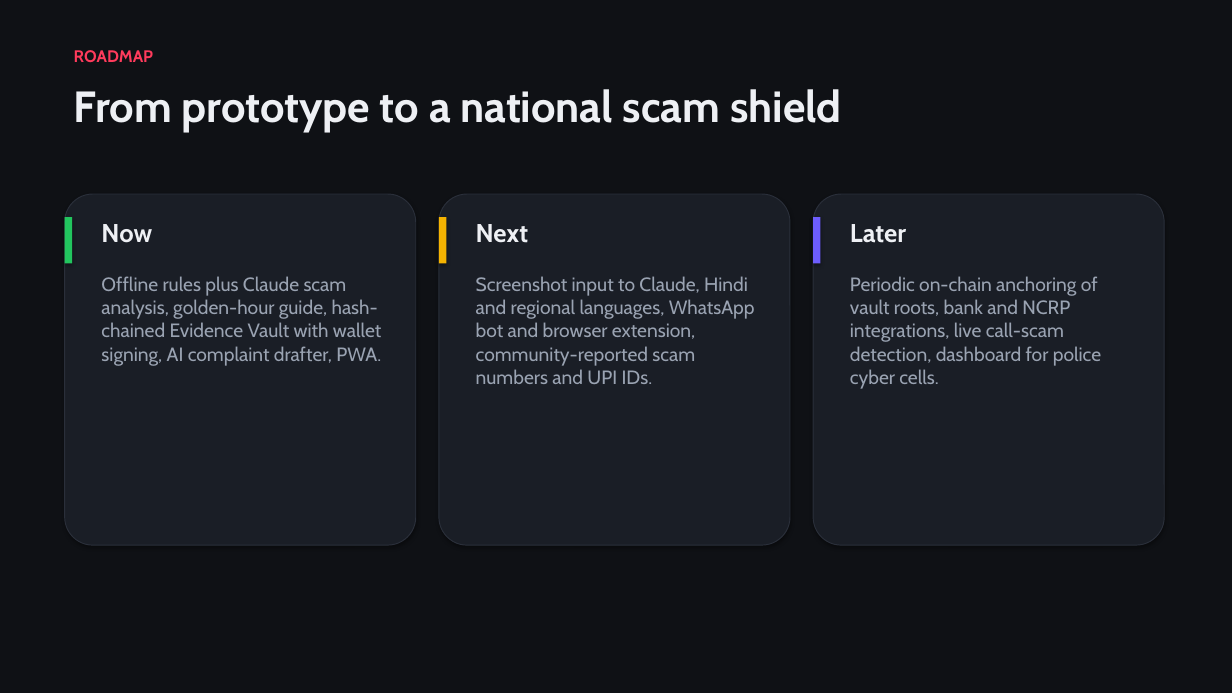
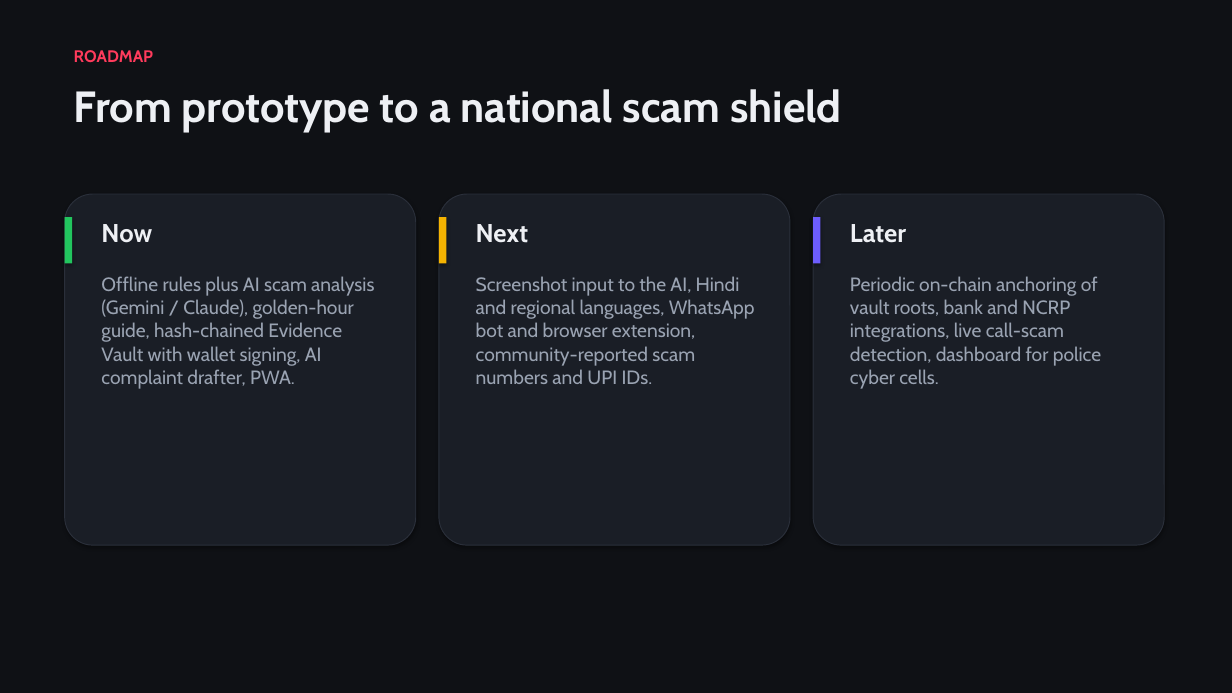
Before and after one commit to nobraindev-pavan/Rakshanet, a slide deck: slide 7 of docs/RakshaNet-Pitch-Deck.pptx. Drawn at 1232x693 pixels with LibreOffice and Linux fonts; fonts in the diff are those of the drawing. Boxes give left, top, right and bottom in pixels: in the first picture for what was removed or moved away, otherwise in the second. Text is boxed around its words. In the diff, an @@ line names an element or a change of style, - is before the commit and + after.

```diff
--- a/docs/RakshaNet-Pitch-Deck.pptx
+++ b/docs/RakshaNet-Pitch-Deck.pptx
@@ text at box(101, 276, 374, 389): text changed @@
-Offline rules plus Claude scam analysis, golden-hour guide, hash-chained Evidence Vault with wallet signing, AI complaint drafter, PWA.
+Offline rules plus AI scam analysis (Gemini / Claude), golden-hour guide, hash-chained Evidence Vault with wallet signing, AI complaint drafter, PWA.
@@ text at box(476, 276, 755, 384): text changed @@
-Screenshot input to Claude, Hindi and regional languages, WhatsApp bot and browser extension, community-reported scam numbers and UPI IDs.
+Screenshot input to the AI, Hindi and regional languages, WhatsApp bot and browser extension, community-reported scam numbers and UPI IDs.
```
Also in this commit, not shown: 2 other slides changed, 9 other files.
